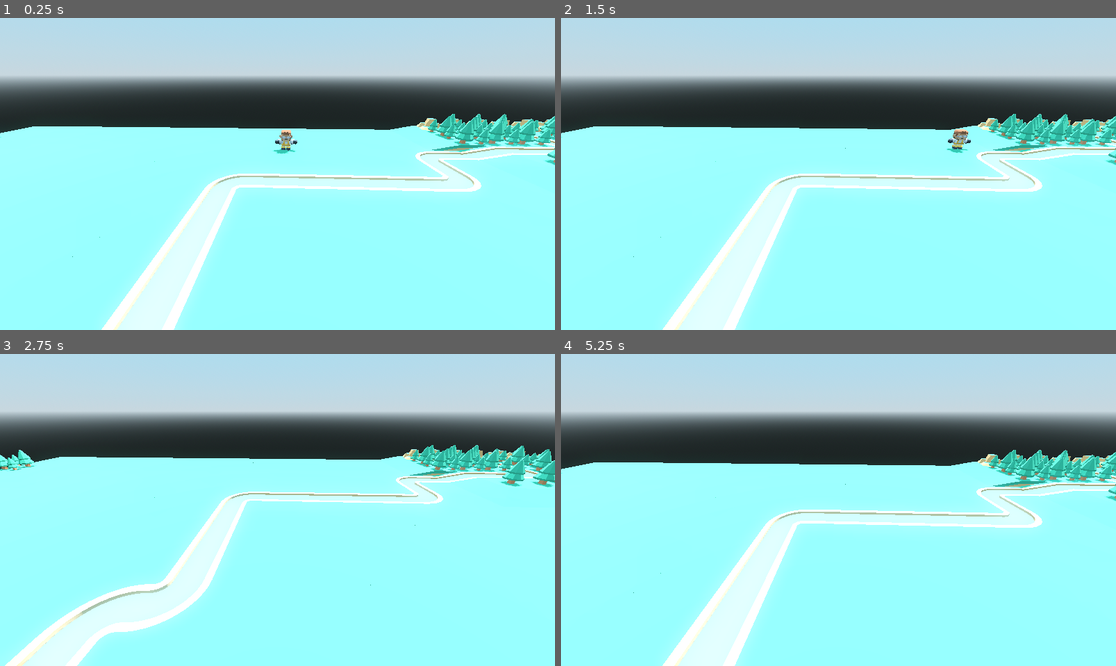
Above: before the commit, frames 1-4 (two rows, left to right).
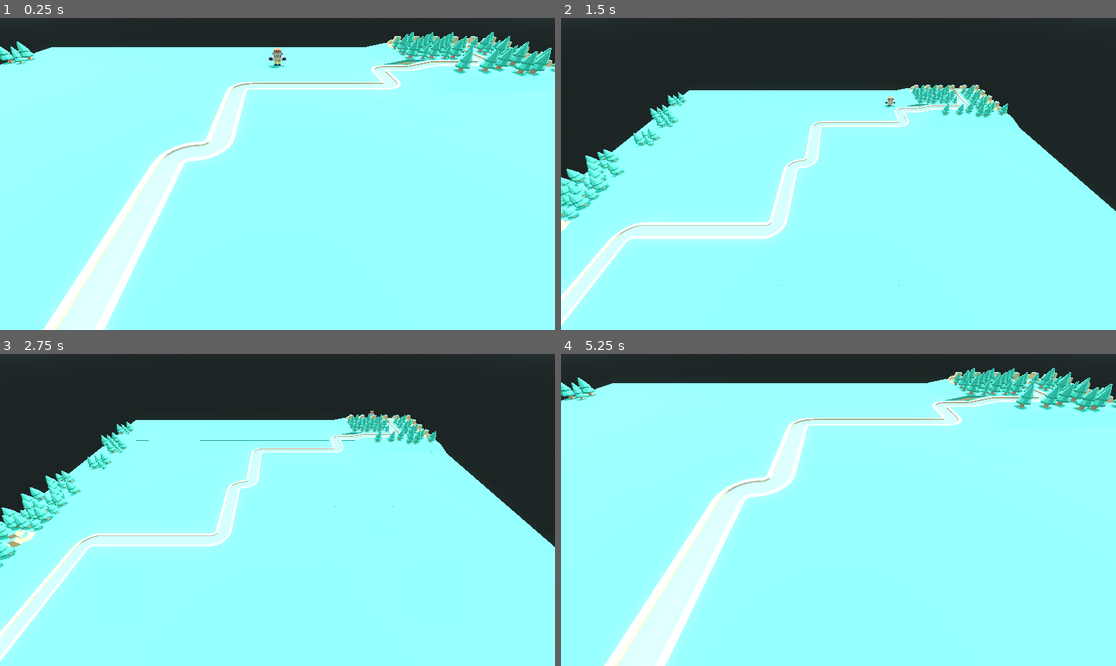
Above: after the commit, the same moments.

Repository: kevinzg/td
Game: Godot game, scene res://main.tscn
Same seed, same stepped clock (60 frames per second), same inputs: the game is played once before the commit and once after it.
Inputs (mouse positions are in pixels of both pictures, inside the frame that each line leads up to):
- Up to frame 1 (0.25 s): no input
- Up to frame 2 (1.5 s): tap Enter at 0.5 s; move the mouse to (960, 158) at 0.52 s; hold Right (player_right) 0.53-1.28 s; tap Mouse wheel up (camera_zoom_in, bound only after the commit) at 0.6 s; tap Mouse wheel down (camera_zoom_out, bound only after the com… at 0.8, 1.35 s; move the mouse to (727, 189) at 1.27 s; hold Down (player_back) from 1.28 s (still down)
- Up to frame 3 (2.75 s): tap Mouse wheel up (camera_zoom_in, bound only after the commit) at 1.55 s; move the mouse to (333, 441) at 2.02 s; release Down (player_back) at 2.03 s; hold Right (player_right) from 2.03 s (still down); tap S (camera_back) at 2.1 s; tap Mouse wheel down (camera_zoom_out, bound only after the com… at 2.3 s
- Up to frame 4 (5.25 s): move the mouse to (810, 572) at 2.77 s; release Right (player_right) at 2.78 s; hold Up (player_forward) 2.78-3.53 s; tap W (camera_forward) at 2.85 s; tap Mouse wheel up (camera_zoom_in, bound only after the commit) at 3.05, 4.55, 5.1 s; move the mouse to (1005, 556) at 3.52 s; hold Left (player_left) 3.53-5.03 s; tap A (camera_left) at 3.6 s; tap Mouse wheel down (camera_zoom_out, bound only after the com… at 3.8 s; move the mouse to (672, 463) at 4.27 s; tap D (camera_right) at 4.35 s; move the mouse to (866, 510) at 5.02 s; hold Down (player_back) from 5.03 s (still down)

The runs differ from the first frame. In frame 1, 49% of the frame differs, in the area x 0-100%, y 0-100%; in frame 2, 47%; in frame 3, 47%; in frame 4, 49%.

Commit message:
feat: zoom camera in and out

Diff:
--- a/camera.tscn
+++ b/camera.tscn
@@ -6,7 +6,6 @@
 script = ExtResource("1_pmm8t")
 
 [node name="Socket" type="Node3D" parent="."]
-transform = Transform3D(1, 0, 0, 0, 0.899298, 0.437336, 0, -0.437336, 0.899298, 0, 0, 0)
+transform = Transform3D(1, 0, 0, 0, 0.707107, 0.707107, 0, -0.707107, 0.707107, 0, 0, 0)
 
 [node name="Camera3D" type="Camera3D" parent="Socket"]
-transform = Transform3D(0.999071, -0.0188475, 0.0387564, 0.0188475, 0.999822, 0.000365436, -0.0387564, 0.000365347, 0.999249, 0, 0, 0)
--- a/main.tscn
+++ b/main.tscn
@@ -40,4 +40,5 @@
 transform = Transform3D(1, 0, 0, 0, 1, 0, 0, 0, 1, 0, 0.568915, -6.84323)
 
 [node name="Camera" parent="." instance=ExtResource("3_4dbpm")]
-transform = Transform3D(1, 0, 0, 0, 1, 0, 0, 0, 1, 0, 2.67153, 0)
+transform = Transform3D(1, 0, 0, 0, 1, 0, 0, 0, 1, 0, 2, 2)
+zoom_damp = 0.8
--- a/project.godot
+++ b/project.godot
@@ -57,3 +57,13 @@
 "events": [Object(InputEventKey,"resource_local_to_scene":false,"resource_name":"","device":-1,"window_id":0,"alt_press …(192 unchanged characters)…
 ]
 }
+camera_zoom_in={
+"deadzone": 0.5,
+"events": [Object(InputEventMouseButton,"resource_local_to_scene":false,"resource_name":"","device":-1,"window_id":0,"alt_pressed":false,"shift_pressed":false,"ctrl_pressed":false,"meta_pressed":false,"button_mask":8,"position":Vector2(236, 13),"global_position":Vector2(245, 59),"factor":1.0,"button_index":4,"canceled":false,"pressed":true,"double_click":false,"script":null)
+]
+}
+camera_zoom_out={
+"deadzone": 0.5,
+"events": [Object(InputEventMouseButton,"resource_local_to_scene":false,"resource_name":"","device":-1,"window_id":0,"alt_pressed":false,"shift_pressed":false,"ctrl_pressed":false,"meta_pressed":false,"button_mask":16,"position":Vector2(83, 14),"global_position":Vector2(92, 60),"factor":1.0,"button_index":5,"canceled":false,"pressed":true,"double_click":false,"script":null)
+]
+}
--- a/scripts/camera.gd
+++ b/scripts/camera.gd
@@ -3,7 +3,12 @@
 # Based on Nanotech Gamedev RTS camera (https://youtu.be/t-tkFxhpiCs?si=kr-3Gi1DJYnW4yRj)
 
 @export_range(0, 100, 1) var move_speed := 20.0
+@export_range(0, 100, 1) var zoom_min := 2.0
+@export_range(0, 100, 1) var zoom_max := 8.0
+@export_range(0, 100, 1) var zoom_speed := 40.0
+@export_range(0, 2, 0.1) var zoom_damp := 0.9
 
+var zoom_direction := 0.0
 
 @onready var socket := $Socket
 @onready var camera := $Socket/Camera3D
@@ -15,8 +20,21 @@
 
 # Called every frame. 'delta' is the elapsed time since the previous frame.
 func _process(delta: float) -> void:
+	# Move
 	var direction := Vector3.ZERO
 	direction.x = Input.get_axis("camera_left", "camera_right")
 	direction.z = Input.get_axis("camera_forward", "camera_back")
+	position += direction.normalized() * delta * move_speed
 
-	position += direction.normalized() * delta * move_speed
+	# Zoom
+	# TODO: On the video they did this on _unhandled_input, why?
+	if Input.is_action_just_pressed("camera_zoom_out"):
+		zoom_direction = 1
+	elif Input.is_action_just_pressed("camera_zoom_in"):
+		zoom_direction = -1
+	camera.position.z = clamp(
+		camera.position.z + zoom_direction * delta * zoom_speed,
+		zoom_min,
+		zoom_max,
+	)
+	zoom_direction *= zoom_damp
